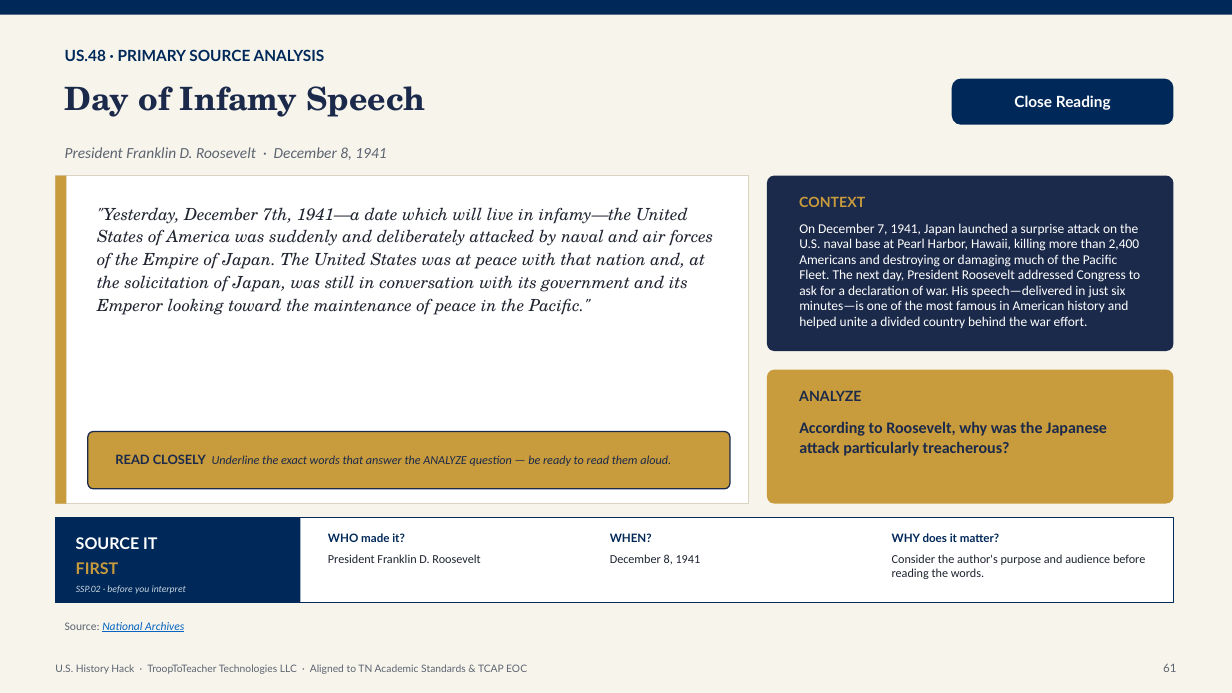
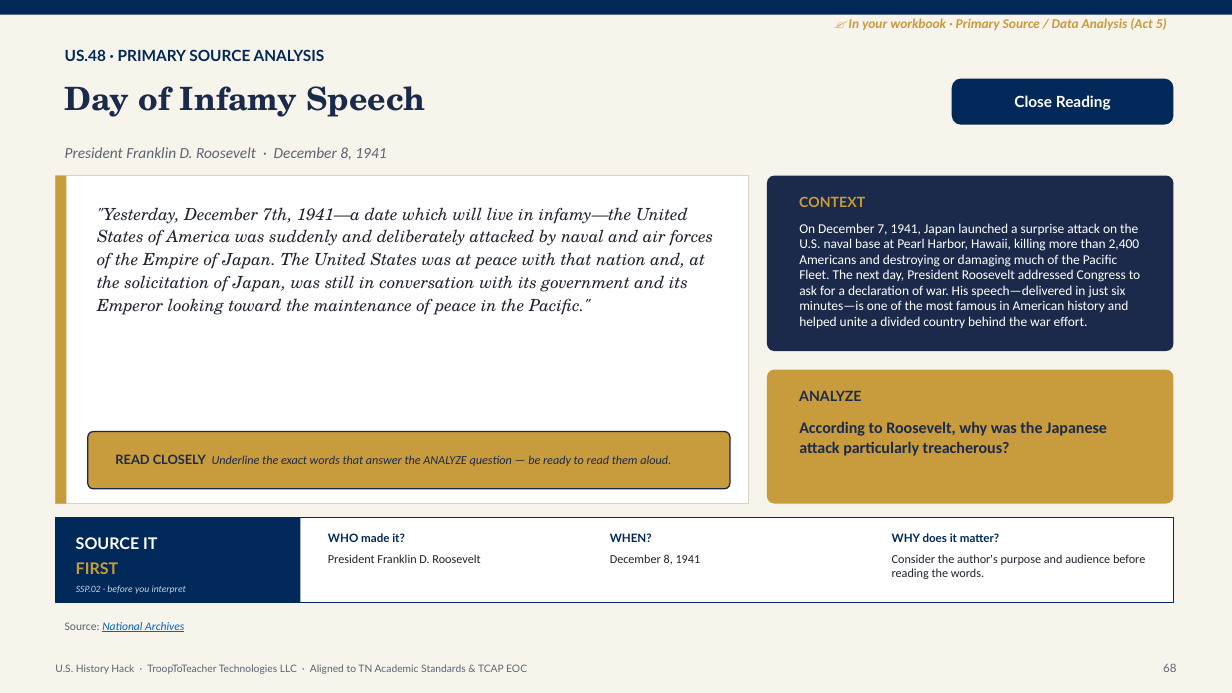
Before and after one commit to Trooptoteacher/trooptoteacher-history, a slide deck: slide 69 of 00_START_HERE/UNIT6_DECKS_BUILD/Unit6_Teacher_Deck_CourseStandard.pptx (slide 68 before the commit). Drawn at 1232x693 pixels with LibreOffice and Linux fonts; fonts in the diff are those of the drawing. Boxes give left, top, right and bottom in pixels: in the first picture for what was removed or moved away, otherwise in the second. Text is boxed around its words. In the diff, an @@ line names an element or a change of style, - is before the commit and + after.

```diff
--- a/00_START_HERE/UNIT6_DECKS_BUILD/Unit6_Teacher_Deck_CourseStandard.pptx
+++ b/00_START_HERE/UNIT6_DECKS_BUILD/Unit6_Teacher_Deck_CourseStandard.pptx
@@ text added at (x1=848, y1=18, x2=1167, y2=30), 10.5 pt, text #C89B3C, bold, italic @@
+✍ In your workbook · Primary Source / Data Analysis (Act 5)
@@ text at (x1=1163, y1=663, x2=1176, y2=672): text changed @@
-61
+68
```
Also in this commit, not shown: 248 other slides changed, 2 other files.
